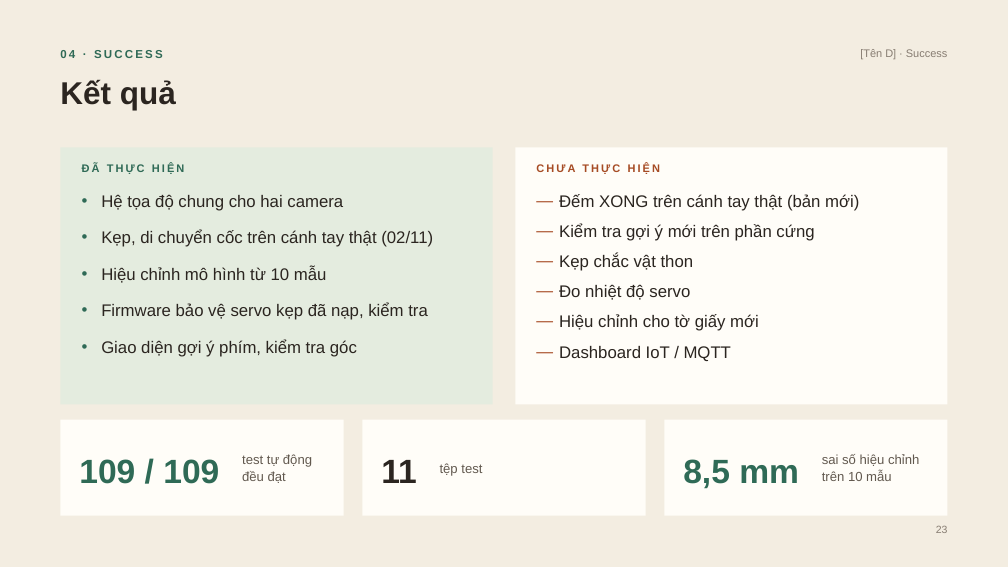
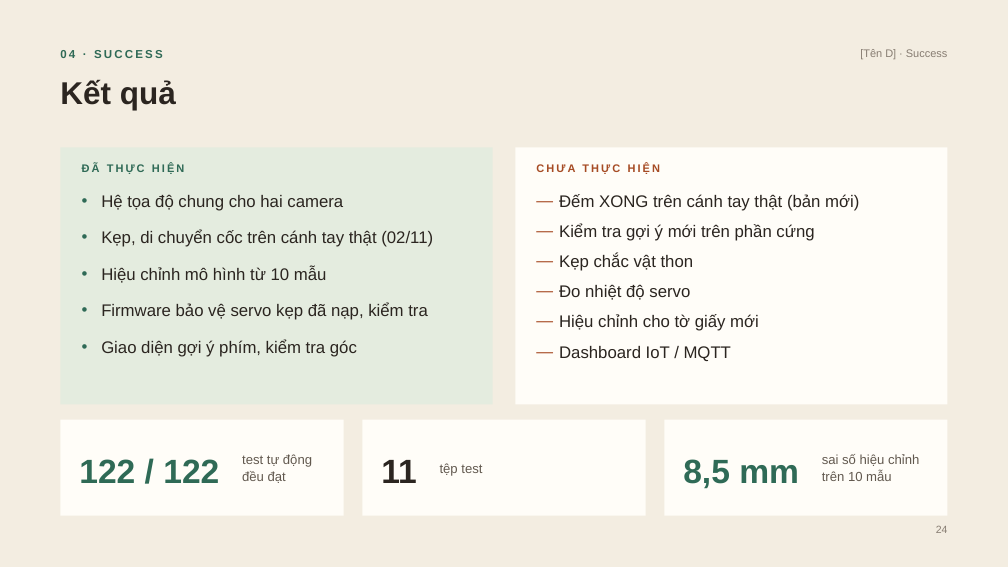
Before and after one commit to DuongNAD/Project_IoT, a slide deck: slide 24 of slides/Project_IoT_ThuyetTrinh.pptx (slide 23 before the commit). Drawn at 1008x567 pixels with LibreOffice and Linux fonts; fonts in the diff are those of the drawing. Boxes give left, top, right and bottom in pixels: in the first picture for what was removed or moved away, otherwise in the second. Text is boxed around its words. In the diff, an @@ line names an element or a change of style, - is before the commit and + after.

```diff
--- a/slides/Project_IoT_ThuyetTrinh.pptx
+++ b/slides/Project_IoT_ThuyetTrinh.pptx
@@ text at [79,459,219,483]: text changed @@
-109 / 109
+122 / 122
@@ text at [936,526,948,533]: text changed @@
-23
+24
```
Also in this commit, not shown: 13 other slides changed, 1 slide added, 26 other files.
